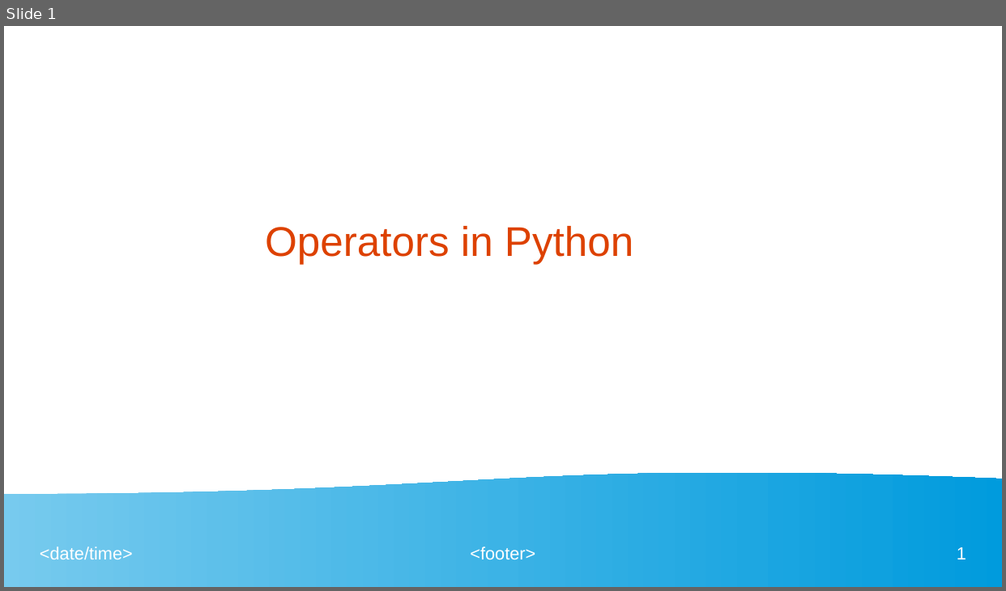
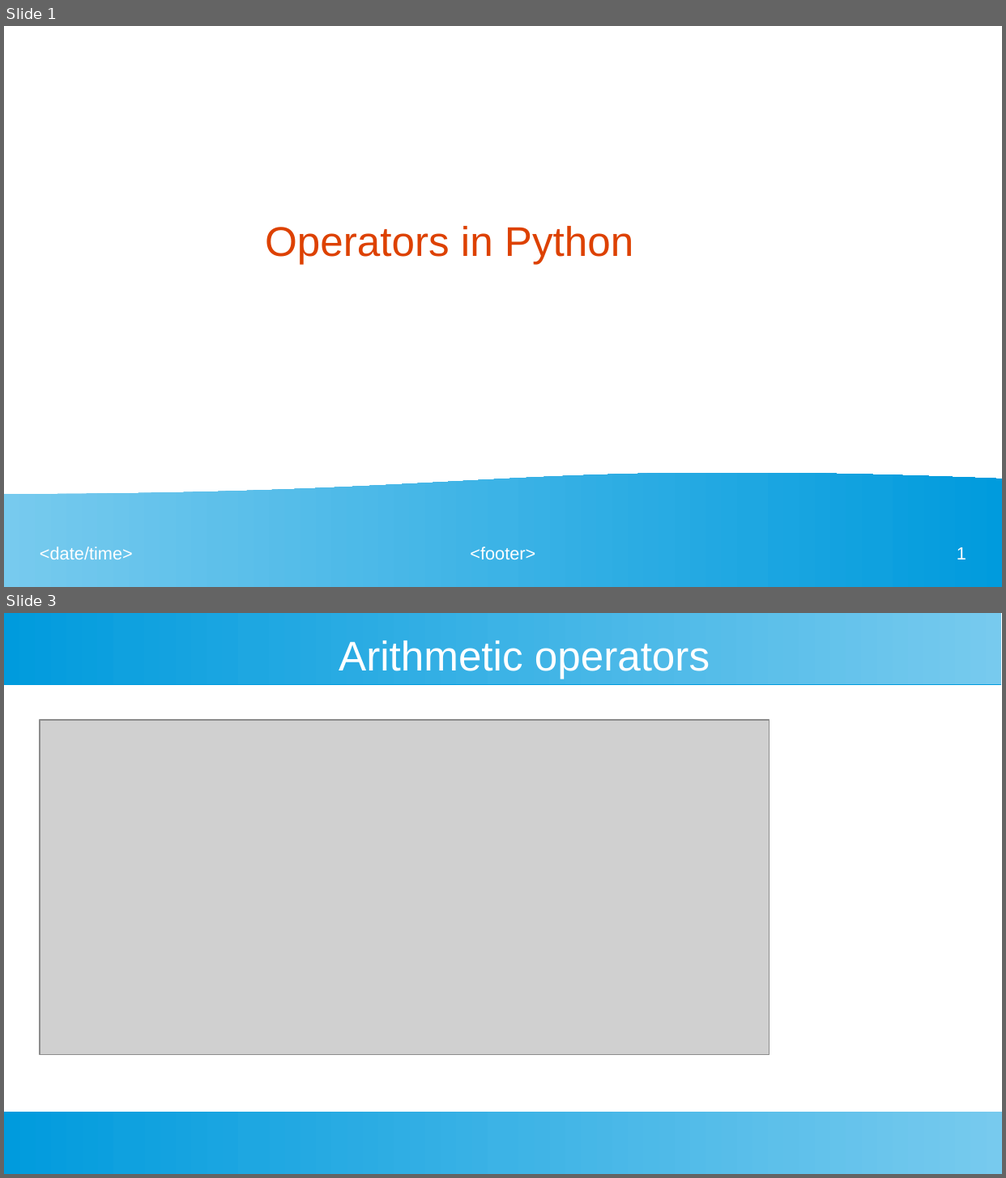
Before and after one commit to ashishjain1547/public_lessons_in_python, a slide deck: Ch 3 - Operators/Operators in Python.odp. Shown one above the other, each under a label of ours: slide 1 before the commit, slides 1 and 3 after it; the slides between them are not shown. The pictures are 1006x591 and 1006x1178 pixels, drawn with LibreOffice and Linux fonts; fonts in the diff are those of the drawing; grey boxes stand for pictures. Boxes give left, top, right and bottom in pixels: in the first picture for what was removed or moved away, otherwise in the second. Text is boxed around its words. In the diff, an @@ line names an element or a change of style, - is before the commit and + after.

```diff
--- a/Ch 3 - Operators/Operators in Python.odp
+++ b/Ch 3 - Operators/Operators in Python.odp
@@ slide 3 added at (4, 613, 1002, 1174), background #FFFFFF @@
@@ rectangle added at (4, 613, 1002, 684), fill gradient #77CAEE to #75C9EE to #73C9ED to #71C8ED to #6FC7ED to #6EC6ED @@
@@ title added at (339, 641, 710, 679), 33 pt, text #FFFFFF @@
+Arithmetic operators
@@ picture added at (40, 720, 769, 1055) @@
@@ rectangle added at (4, 1112, 1002, 1174), fill gradient #77CAEE to #75C9EE to #73C9ED to #71C8ED to #6FC7ED to #6EC6ED @@
```
Also in this commit, not shown: 1 slide changed, 9 other slides added, 29 other files.
